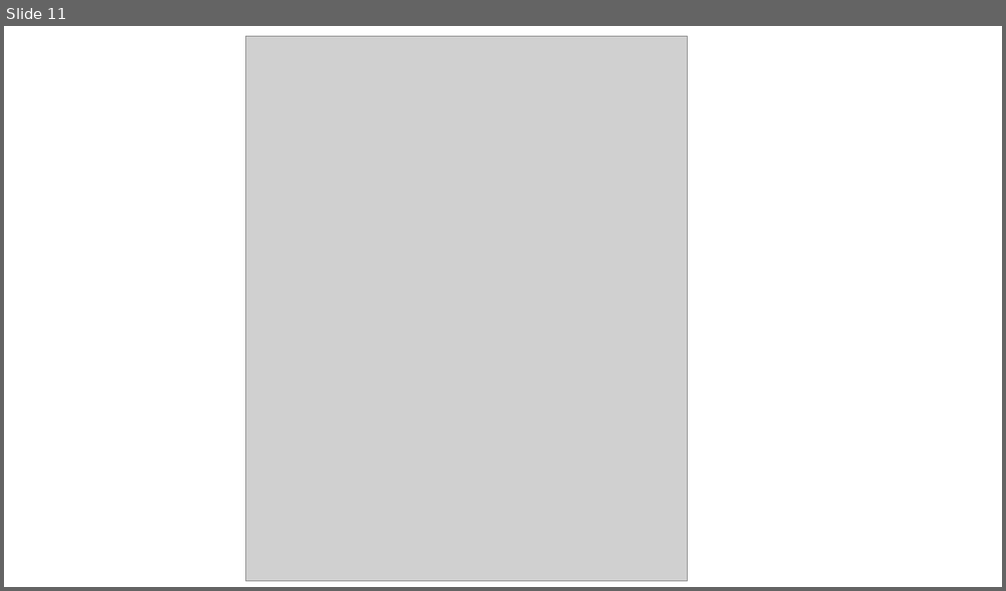
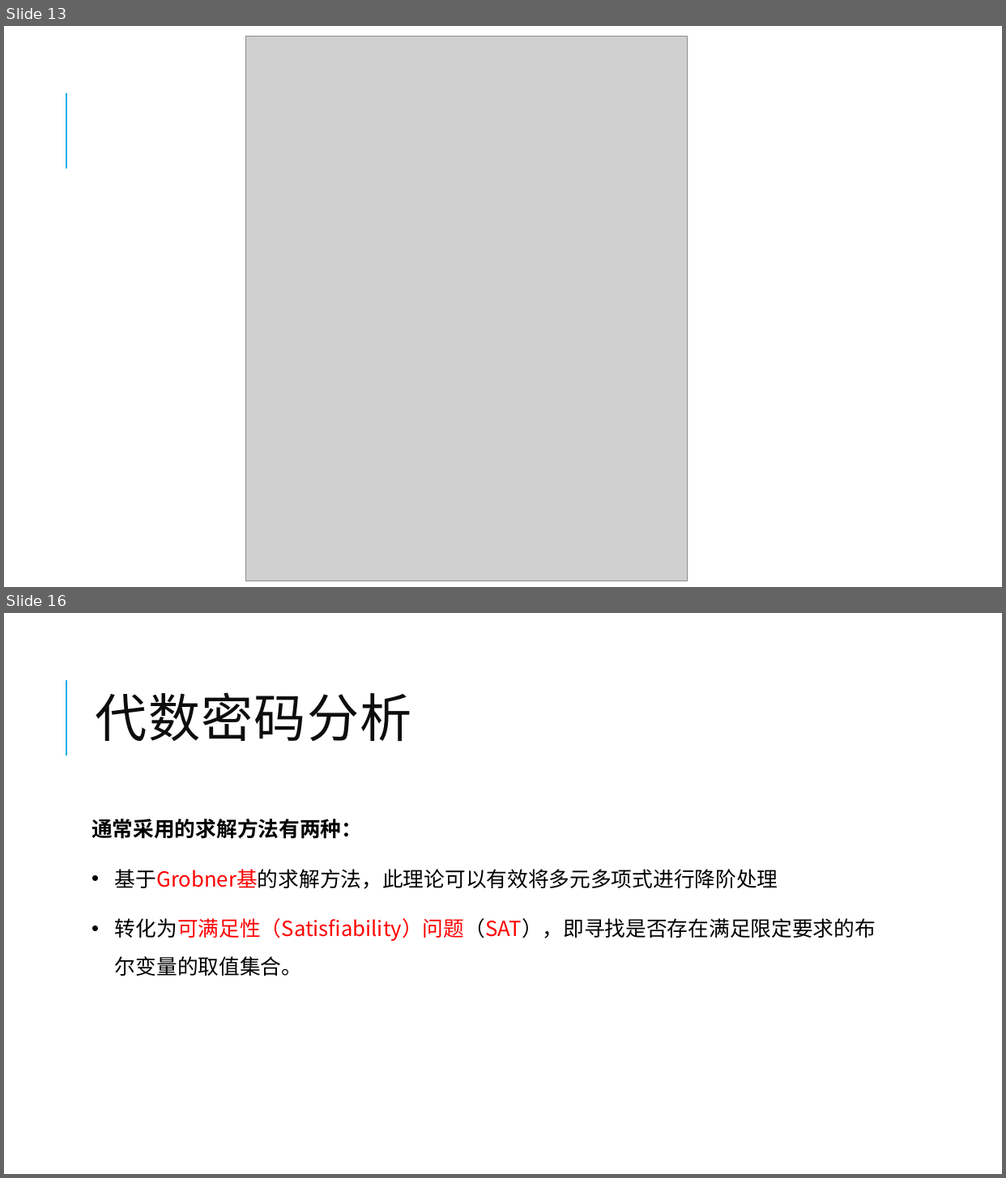
Before and after one commit to yberlin/hello-world, a slide deck: 数电/代数解析器与其密码学领域的应用.pptx. Shown one above the other, each under a label of ours: slide 11 before the commit, slides 13 and 16 after it; the slides between them are not shown. The pictures are 1006x591 and 1006x1178 pixels, drawn with LibreOffice and Linux fonts; fonts in the diff are those of the drawing; grey boxes stand for pictures. Boxes give left, top, right and bottom in pixels: in the first picture for what was removed or moved away, otherwise in the second. Text is boxed around its words. In the diff, an @@ line names an element or a change of style, - is before the commit and + after.

```diff
--- a/数电/代数解析器与其密码学领域的应用.pptx
+++ b/数电/代数解析器与其密码学领域的应用.pptx
@@ slide 16 added at [4,613,1002,1174], background #FFFFFF; not listed: 1 template element that a slide beside it also shows @@
@@ title added at [96,692,412,741], 50 pt, text #0D0D0D @@
+代数密码分析
@@ text added at [91,819,876,976], 20 pt, text #000000 @@
+通常采用的求解方法有两种：
+• 基于Grobner基的求解方法，此理论可以有效将多元多项式进行降阶处理
+• 转化为可满足性（Satisfiability）问题（SAT），即寻找是否存在满足限定要求的布尔变量的取值集合。
@@ what was slide 11 is now slide 13 @@
@@ slide 13 changed as well @@
@@ line added from (66, 169) to (66, 93), #1CADE4 1.5 pt @@
```
Also in this commit, not shown: 10 other slides changed, 6 other slides added, 2 other files.
